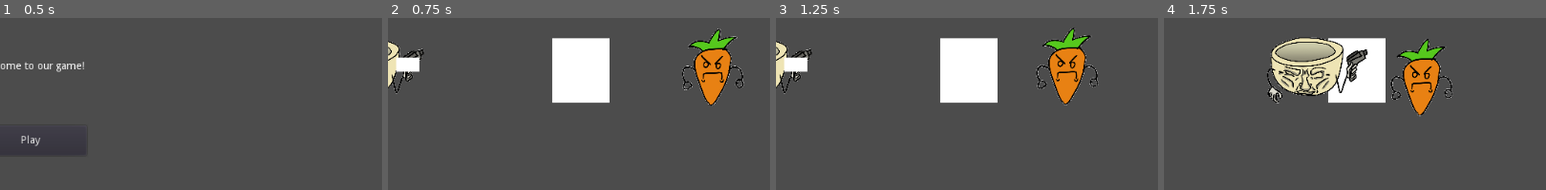
Above: before the commit, frames 1-4 (left to right).
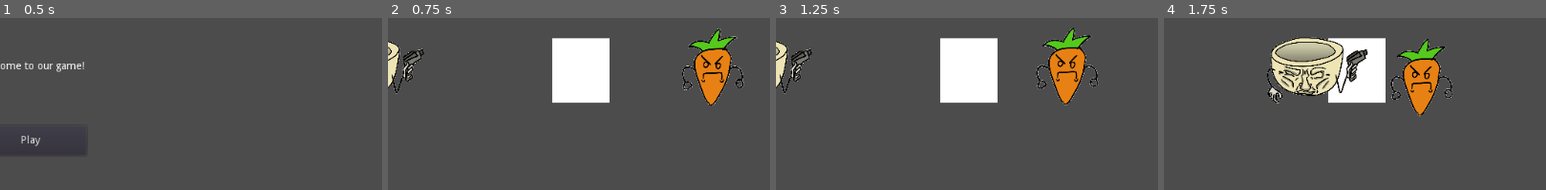
Above: after the commit, the same moments.

Repository: JTMahone/Fellas-Against-Regional-Tyrrany-Final-Project
Game: Godot game, scene res://UI/Main_Menu.tscn
The game is run twice, just before and just after one commit, with the same random seed, the same clock (stepped at 60 frames per second) and the same inputs.
Inputs (mouse positions are % of the whole screen's width and height, from its top left):
- Up to frame 1 (0.5 s): no input
- Up to frame 2 (0.75 s): click "Play" at 0.5 s
- Up to frame 3 (1.25 s): no input
- Up to frame 4 (1.75 s): move the mouse to (72, 29) at 1.27 s; hold D (right) from 1.28 s (still down); click (72, 29) at 1.35 s
The pictures show only the part of the screen within x 46-96%, y 0-50%; the shares and areas given below are measured in that part.

Frame 1 is identical in both runs. In frame 2, 0.5% of the frame differs, in the area x 2-9%, y 22-32%; in frame 3, 0.5%; in frame 4, nothing differs.

Commit message:
removed old muzzle flash

Diff:
--- a/Player/Player.gd
+++ b/Player/Player.gd
@@ -24,7 +24,6 @@
 	if Input.is_action_pressed("up"):
 		velocity.y -= speed
 	if Input.is_action_just_released("shoot"):
-		$MuzzleFlash.hide()
 		$Idle.show()
 		$Attack.hide()
 	velocity = velocity.normalized() * speed
@@ -35,7 +34,6 @@
 	velocity = move_and_slide(velocity)
 	if Input.is_action_just_pressed("shoot"):
 		var Effects = get_node_or_null("/root/Level1/Effects")
-		$MuzzleFlash.show()
 		if Effects != null:
 			var bullet = Bullet.instance()
 			bullet.global_position = global_position + nose.rotated(rotation)
--- a/Player/Player.tscn
+++ b/Player/Player.tscn
@@ -25,12 +25,6 @@
 [node name="CollisionShape2D" type="CollisionShape2D" parent="."]
 shape = SubResource( 1 )
 
-[node name="MuzzleFlash" type="ColorRect" parent="."]
-margin_left = 31.0
-margin_top = -9.0
-margin_right = 53.0
-margin_bottom = 4.0
-
 [node name="Area2D" type="Area2D" parent="."]
 
 [node name="CollisionPolygon2D" type="CollisionPolygon2D" parent="Area2D"]
Not shown, changed: Assets/Bullet.png.import
